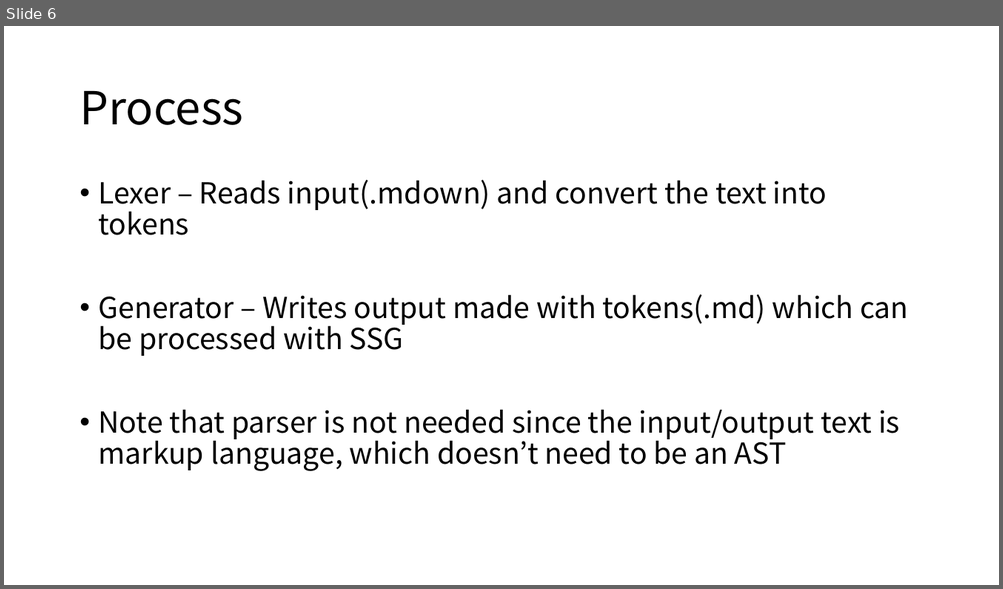
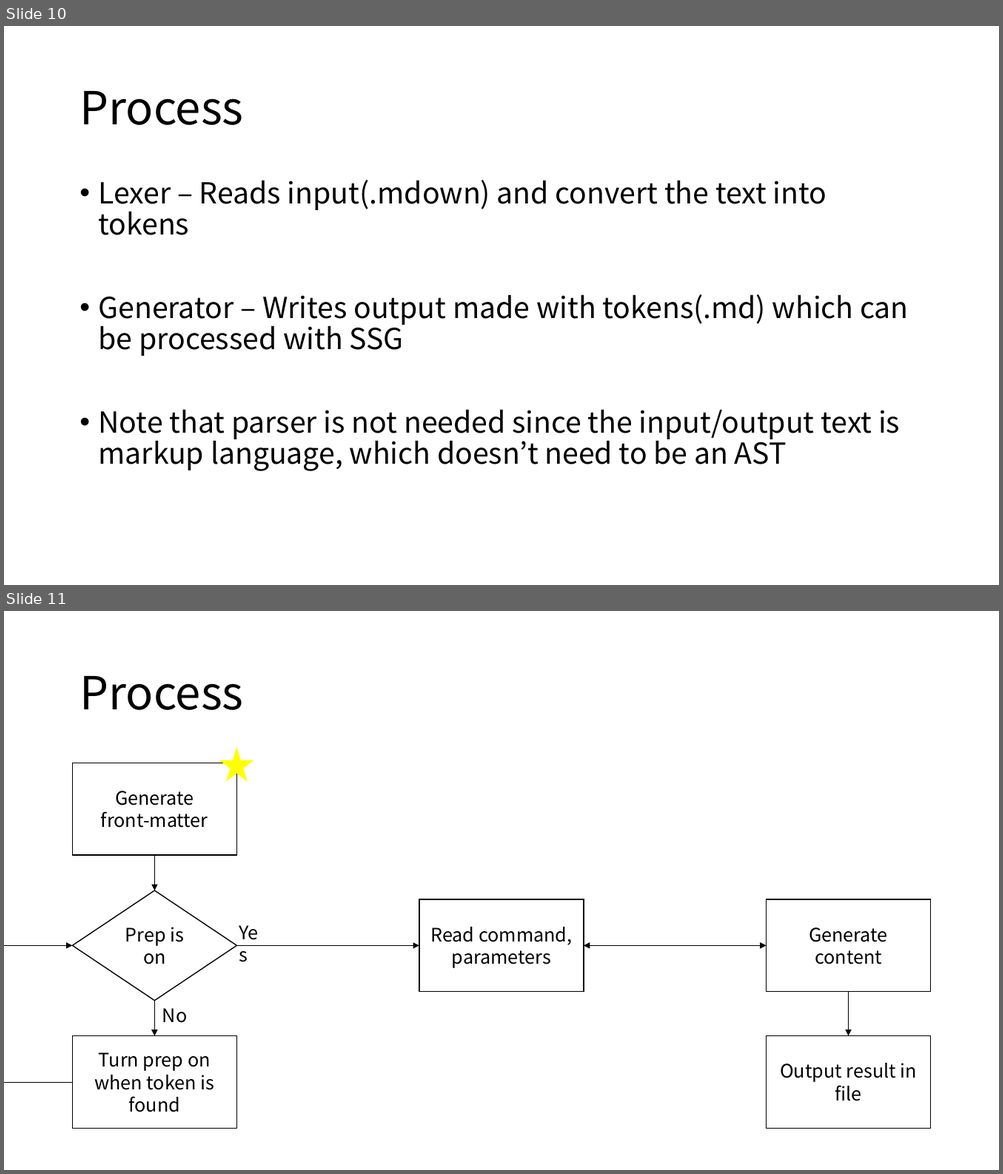
Before and after one commit to hatchling13/rmdprep, a slide deck: layout.pptx. Shown one above the other, each under a label of ours: slide 6 before the commit, slides 10 and 11 after it. The pictures are 1003x589 and 1003x1174 pixels, drawn with LibreOffice and Linux fonts; fonts in the diff are those of the drawing. Boxes give left, top, right and bottom in pixels: in the first picture for what was removed or moved away, otherwise in the second. Text is boxed around its words. In the diff, an @@ line names an element or a change of style, - is before the commit and + after.

```diff
--- a/layout.pptx
+++ b/layout.pptx
@@ slide 11 added at (4, 611, 999, 1170), background #FFFFFF @@
@@ title added at (79, 676, 243, 710), 44 pt, text #000000 @@
+Process
@@ rectangle added at (73, 763, 237, 856), outline #000000 1 pt, 18 pt, text #000000 @@
+Generate
+front-matter
@@ star added at (221, 749, 253, 780), fill #FFFF00, outline #FFFF00 1 pt @@
@@ arrow added from (155, 856) to (155, 891), #000000 0.5 pt @@
@@ diamond added at (73, 891, 237, 1001), outline #000000 1 pt, 18 pt, text #000000 @@
+Prep is on
@@ text added at (232, 917, 273, 948), 18 pt, text #000000 @@
+Yes
@@ rectangle added at (420, 900, 583, 992), outline #000000 1 pt, 18 pt, text #000000 @@
+Read command, parameters
@@ rectangle added at (765, 900, 930, 992), outline #000000 1 pt, 18 pt, text #000000 @@
+Generate content
@@ elbow arrow added from (73, 1082) to (73, 946), #000000 0.5 pt @@
@@ arrow added from (237, 946) to (420, 946), #000000 0.5 pt @@
@@ double arrow added from (583, 946) to (765, 946), #000000 0.5 pt @@
@@ arrow added from (155, 1001) to (155, 1037), #000000 0.5 pt @@
@@ text added at (162, 1008, 187, 1023), 18 pt, text #000000 @@
+No
@@ arrow added from (848, 992) to (848, 1037), #000000 0.5 pt @@
@@ rectangle added at (73, 1037, 237, 1129), outline #000000 1 pt, 18 pt, text #000000 @@
+Turn prep on when token is found
@@ rectangle added at (765, 1037, 930, 1129), outline #000000 1 pt, 18 pt, text #000000 @@
+Output result in file
@@ what was slide 6 is now slide 10 @@
```
Also in this commit, not shown: 3 slides changed, 1 other slide added.
